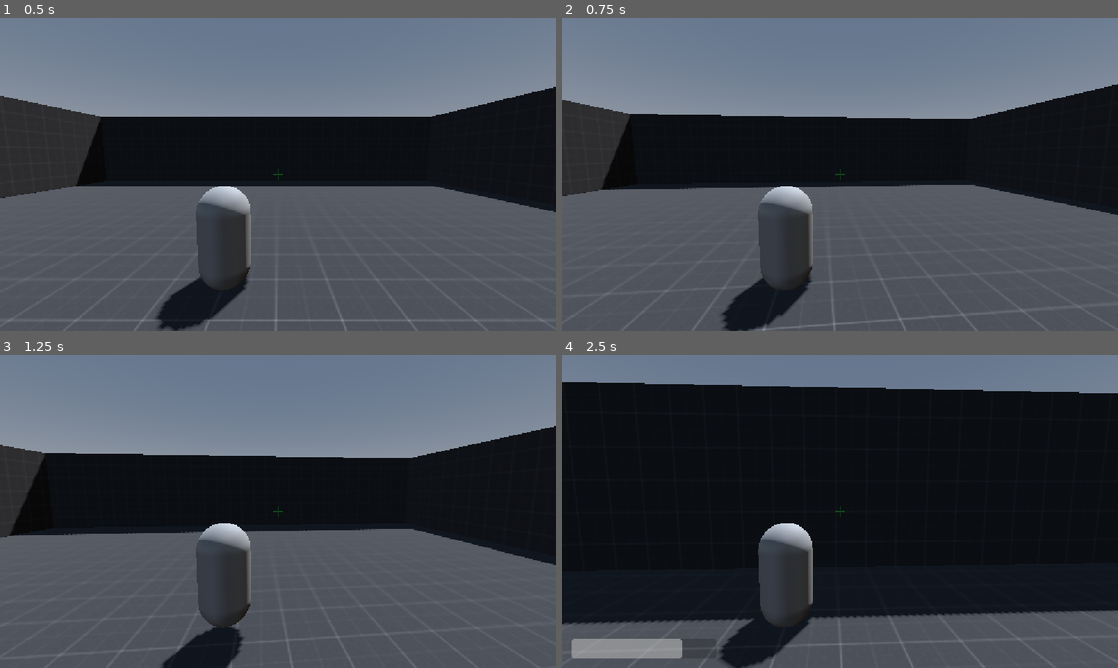
Above: before the commit, frames 1-4 (two rows, left to right).
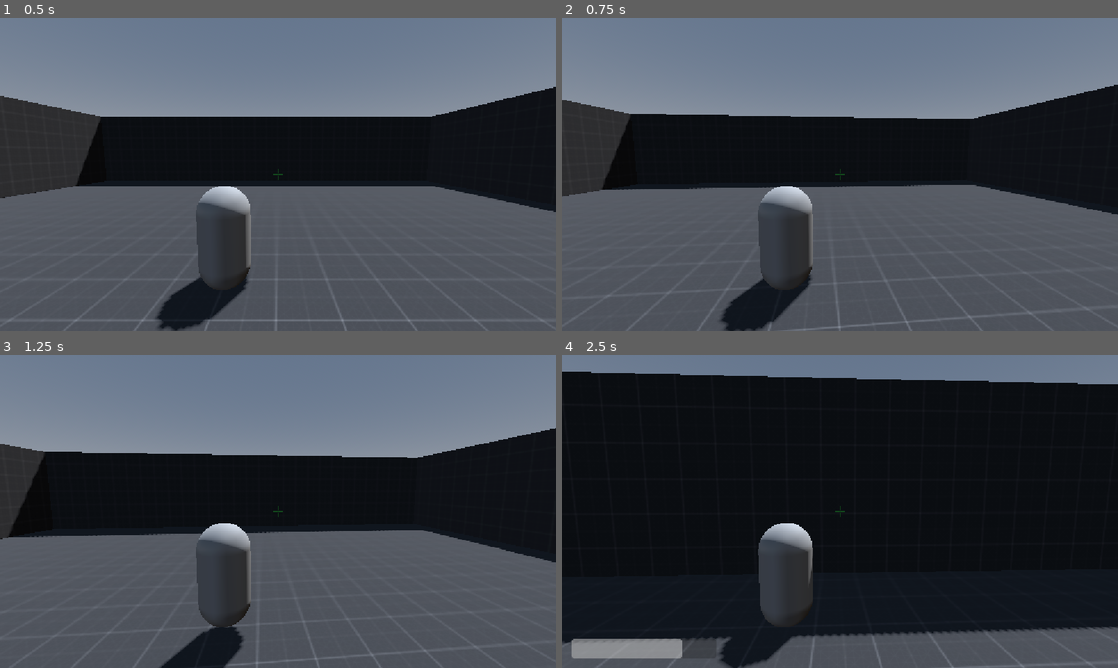
Above: after the commit, the same moments.

Repository: alavanzasp-code/IJStudio
Game: Godot game, scene res://Test Area (World)/test_area.tscn
Same seed, same stepped clock (60 frames per second), same inputs: the game is played once before the commit and once after it.
Inputs (mouse positions are in pixels of both pictures, inside the frame that each line leads up to):
- Up to frame 1 (0.5 s): no input
- Up to frame 2 (0.75 s): tap Enter at 0.5 s; move the mouse to (867, 174) at 0.52 s; hold W (up) from 0.53 s (still down); hold Shift (sprint) from 0.53 s (still down); click (867, 174) at 0.67 s
- Up to frame 3 (1.25 s): keep holding W (up); keep holding Shift (sprint); tap Space (jump) at 0.77 s
- Up to frame 4 (2.5 s): keep holding W (up); move the mouse to (812, 511) at 1.27 s; release Shift (sprint) at 1.28 s; tap F (grapple) at 1.35 s; tap Space (jump) at 1.52 s; tap Shift (sprint) at 1.55 s; move the mouse to (851, 505) at 2.02 s; hold Shift (sprint) from 2.03 s (still down); tap Ctrl (slide) at 2.1 s

Frame 1 is identical in both runs. In frame 2, 0.7% of the frame differs, in the area x 0-100%, y 21-100%; in frame 3, 1.1%; in frame 4, 8.5%, in the area x 0-100%, y 5-100%.

Commit message:
fixed movement while shifting too floaty

Diff:
--- a/Character (Player Test Sub)/player_(test).gd
+++ b/Character (Player Test Sub)/player_(test).gd
@@ -2,10 +2,11 @@
 
 @export var walk_speed := 5.0
 @export var sprint_speed := 15.0
-@export var sprint_accel := 7.0
-@export var acceleration := 15.0
+@export var sprint_accel := 9.0
+@export var acceleration := 20.0
 @export var jump_velocity := 3
 
+@export var turn_response := 25.0
 @export var deceleration := 11.0
 @export var air_control := 0.35
 @export var air_friction := 0.05
@@ -119,6 +120,15 @@
 		var base_speed := sprint_speed if is_sprinting_now else walk_speed
 		var accel := sprint_accel if is_sprinting_now else acceleration
 		var cruise_speed := base_speed * _movement_speed_ratio(input_dir)
+
+		# Snappy turns — residual sideways drift left over from the old heading
+		# is damped hard so the body follows the crosshair instead of sliding.
+		var perp := Vector3(velocity.x, 0, velocity.z)
+		perp -= wish_dir * perp.dot(wish_dir)
+		if perp.length_squared() > 0.0001:
+			var damp: float = clampf(turn_response * control * delta, 0.0, 1.0)
+			velocity.x -= perp.x * damp
+			velocity.z -= perp.z * damp
 
 		var target_velocity := wish_dir * cruise_speed
 		velocity.x = move_toward(velocity.x, target_velocity.x, accel * control * delta)
